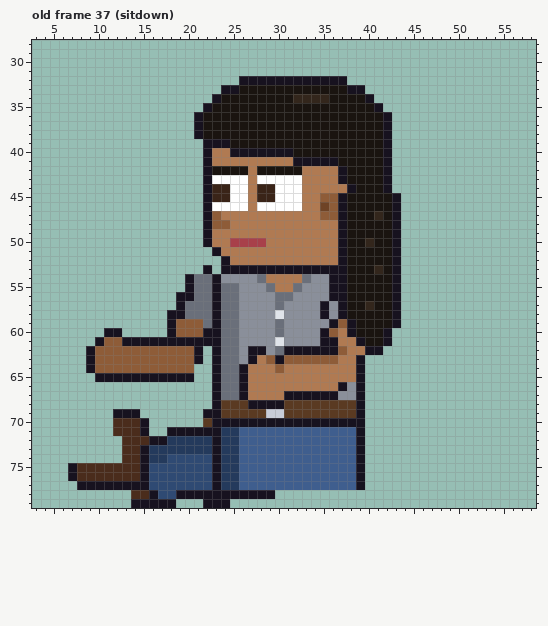
Pixel-art file -- sprites/expo/expo_priya_left_anim.aseprite. That is the earlier state.
64x80 pixels, 85 frames. Colours within 5 levels of each other are drawn and written as one. Shown: old frame 37 (sitdown): x 3..58, y 28..79. The commit also changed other frames, which this record leaves out.
New version:
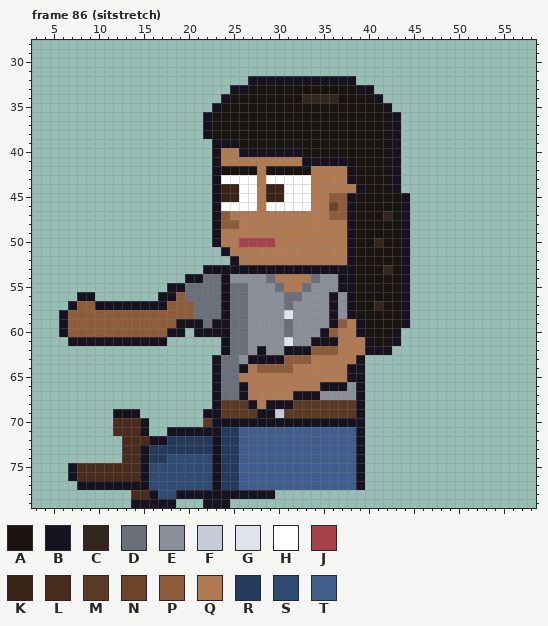
Palette (. is transparent): A #1a1410  B #17121f  C #33261c  D #6a6f7a  E #8a8f9a  F #c8ccd8  G #e0e4ea  H #ffffff  J #a8404a  K #3a2418  L #4a2c1c  M #5a3a22  N #6e4326  P #8e5c38  Q #b07a52  R #243a5c  S #2f4a73  T #3f5e8e
A new or re-ordered frame is compared with the old frame closest to it.
What changed:
frames 85 -> 123
Changed rows in their new state; - is an unchanged pixel.
Frame 86 (sitstretch) is new; against old frame 37 (sitdown):
first column x 6:
32 --------------------.-----------B------
33 ------------------.-B-----------A-B----
34 -----------------.B-------A---C---AB---
35 ----------------.B-----------------AB--
36 ---------------.B-------------------AB-
37 ---------------.B-------------------AB-
38 ---------------.B-------------------AB-
39 ----------------.--B----------------AB-
40 ----------------.B-Q------B---------AB-
41 ----------------.B--------Q----B----AB-
42 ----------------.B---AQ----A---QB---AB-
43 ----------------.B---HQ----H---QB---AB-
44 ----------------.B-K-HQ-K--H----QB--AB-
45 ----------------.B-K-HQ-K--H-Q-PB----AB
46 ----------------.B---HQ----H-QNPB----AB
47 ----------------.BP----------Q-PB--ACAB
48 ----------------.B-P-----------QB----AB
49 ----------------.B-------------QB----AB
50 ----------------.B-Q---J-------QB-AC-AB
51 -----------------.B------------QB----AB
52 ------------------.B-----------QB----AB
53 -----------------B--------------B--ACAB
54 ---------------B-DB---ED---QD-E-B----AB
55 ------------BBD--DB-D--ED-QD--E-B----AB
56 --BB-------BBPD--DB-D---E-D----EB----AB
57 -BPPBBBBBBBBPPP--DB-D---ED---EBEB-AC-AB
58 BPPPPPPPPPPPPPP--DB-D---EG---EBEB----AB
59 BPPPPPPPPPPPPBBB--B-D---ED------QB---AB
60 BPPPPPPPPPPP-B.B--B-D---ED------QB--AB-
61 -BBB-BB-----......B-D---EG--B----QB-AB-
62 ---.............-.B-DE--E---PPPQ----B--
63 ---.............------BB----QQQ--------
64 ---............-------PP-P------B------
65 ----...........-----Q-----------B------
66 -----------------------------BB--------
67 -------------------------Q---EE--------
68 ----------------------Q--B-------------
69 ----------------------BB---------------
Where, in picture pixels (left, top, right, bottom), the same in both pictures:
changed: (59, 76, 410, 418)
